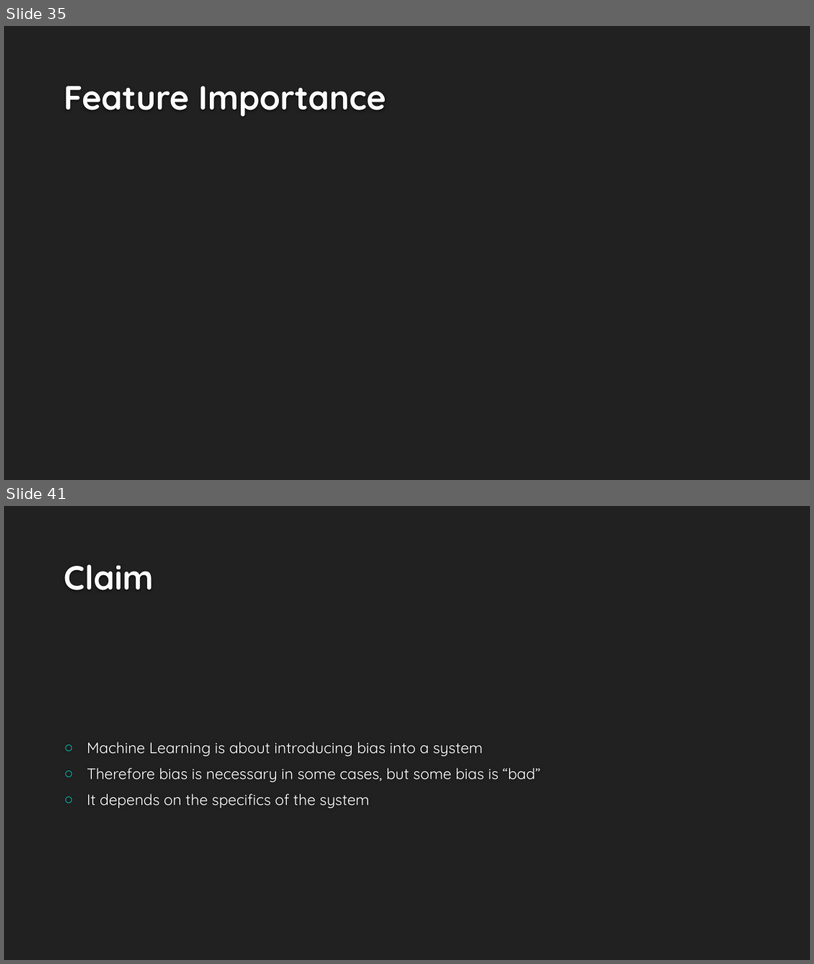
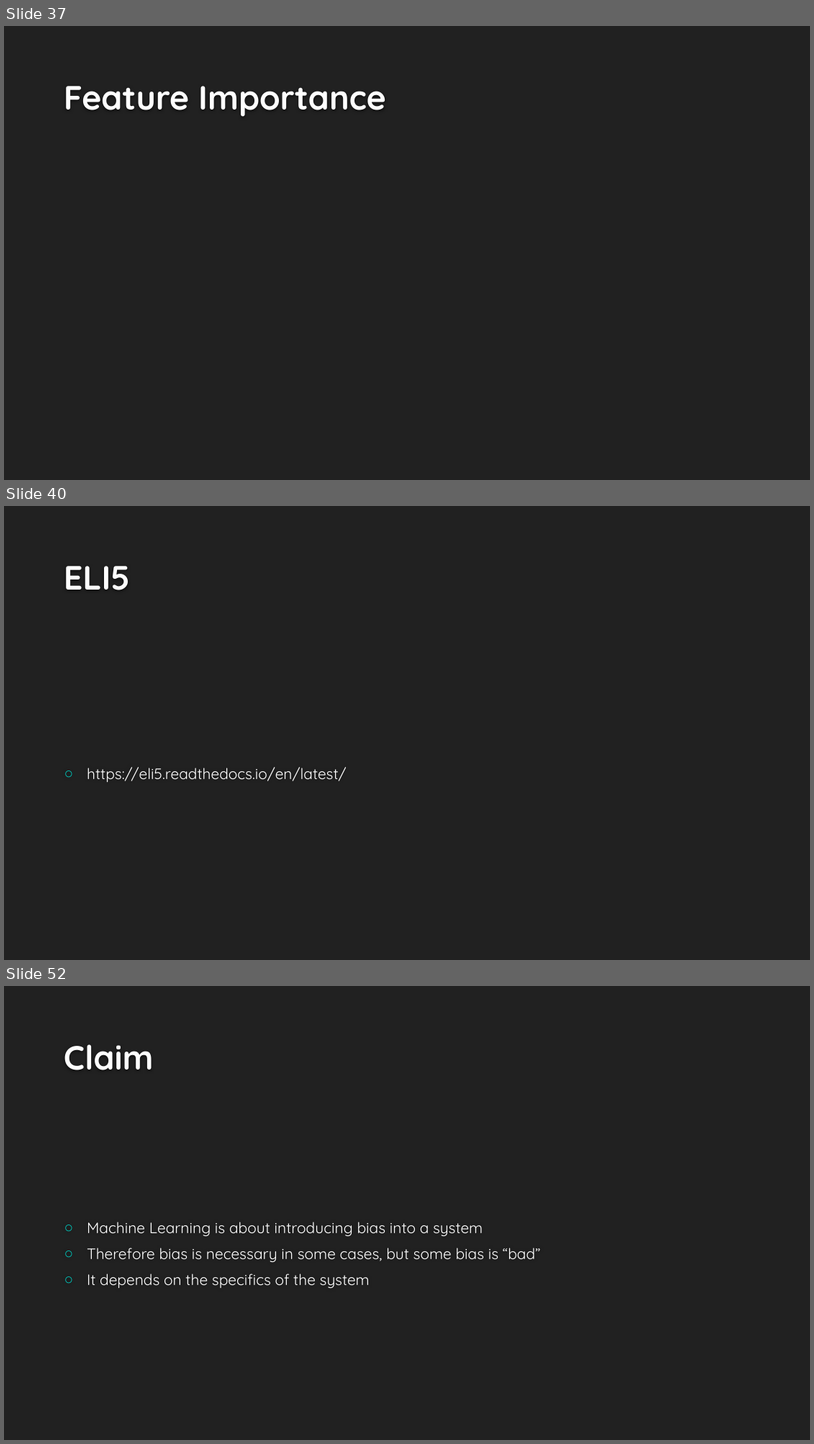
Before and after one commit to EricSchles/algorithmic_bias, a slide deck: Understanding Bias Via Interpretability.pptx. Shown one above the other, each under a label of ours: slides 35 and 41 before the commit, slides 37, 40 and 52 after it; the slides between them are not shown. The pictures are 814x964 and 814x1444 pixels, drawn with LibreOffice and Linux fonts; fonts in the diff are those of the drawing; background and template pictures are left out. Boxes give left, top, right and bottom in pixels: in the first picture for what was removed or moved away, otherwise in the second. Text is boxed around its words. In the diff, an @@ line names an element or a change of style, - is before the commit and + after.

```diff
--- a/Understanding Bias Via Interpretability.pptx
+++ b/Understanding Bias Via Interpretability.pptx
@@ slide 40 added at (x1=4, y1=506, x2=810, y2=960), background #212121 @@
@@ title added at (x1=64, y1=566, x2=131, y2=590), 40 pt, text #FEFEFE, bold @@
+ELI5
@@ text added at (x1=87, y1=767, x2=347, y2=782), 18 pt, text #FFFFFF @@
+○ https://eli5.readthedocs.io/en/latest/
@@ what was slide 35 is now slide 37 @@
@@ what was slide 41 is now slide 52 @@
```
Also in this commit, not shown: 5 slides changed, 18 other slides added, 6 slides removed, 13 other files.
